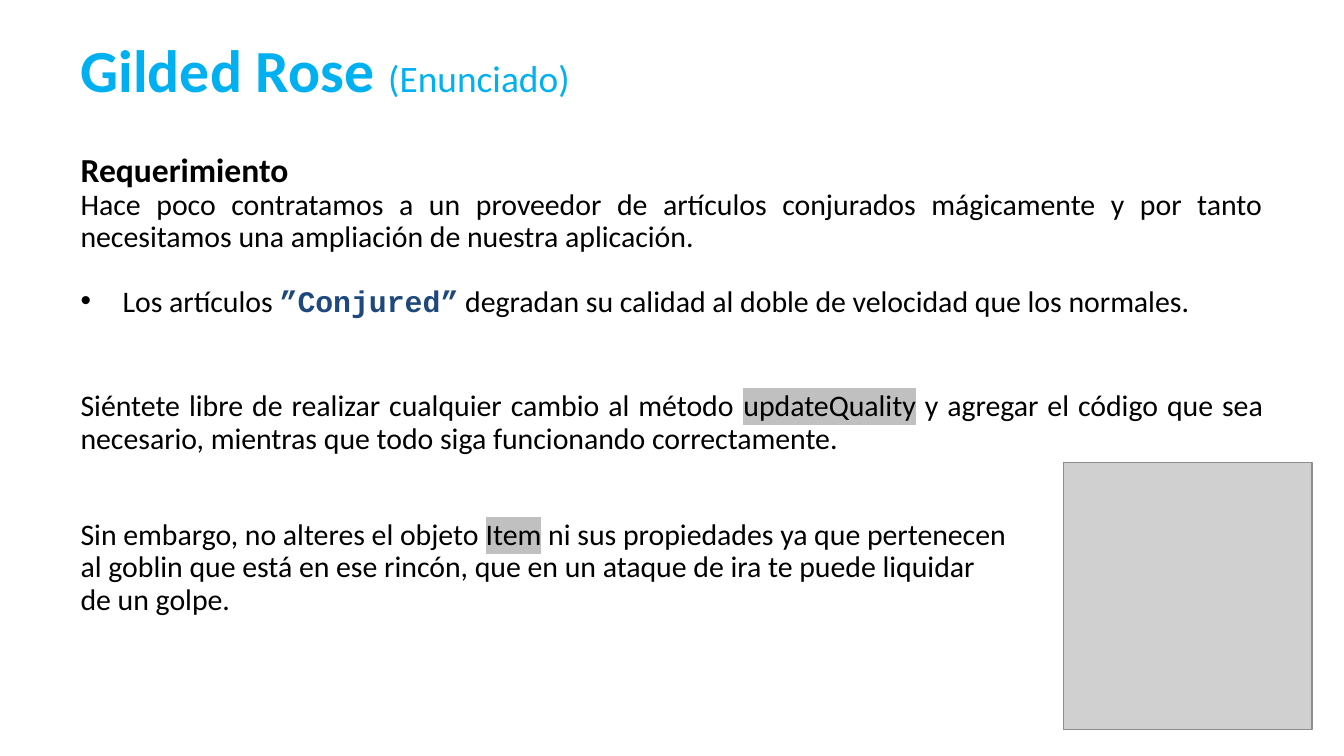
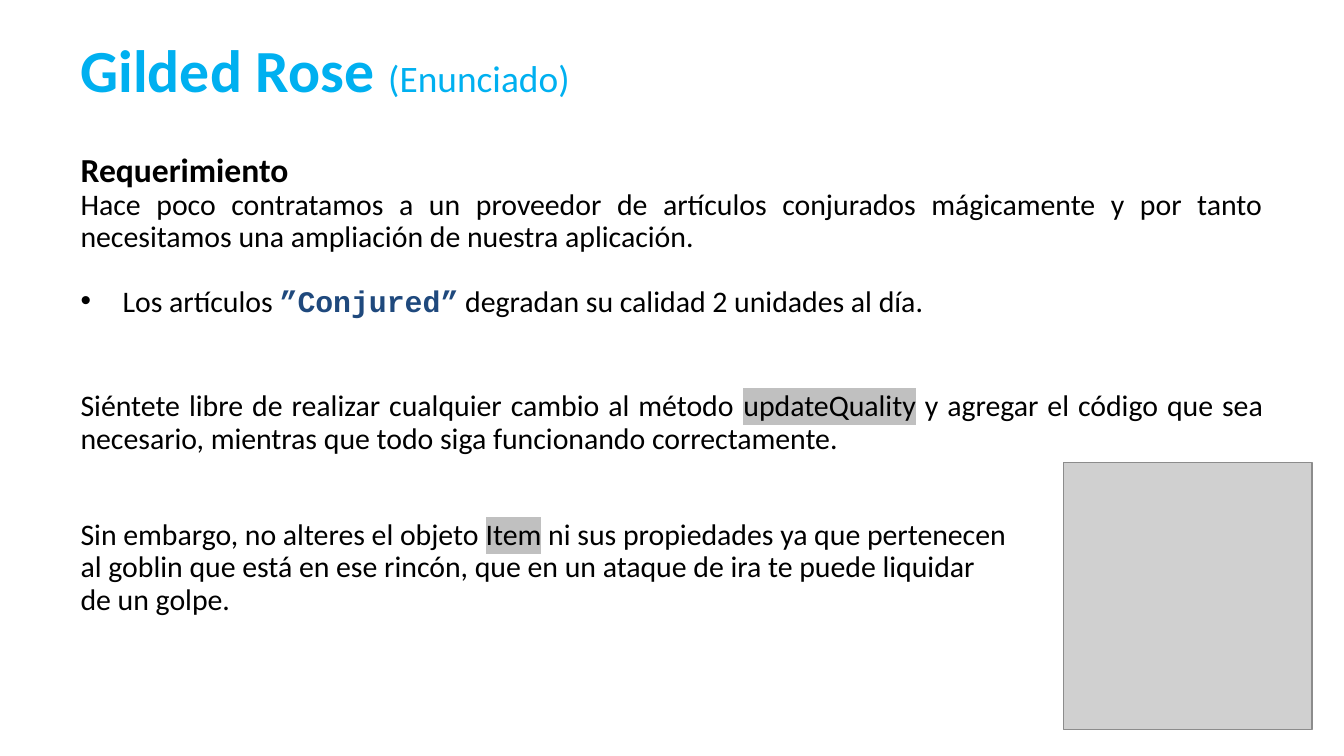
Before and after one commit to ccsw-csd/codingDojo, a slide deck: slide 6 of 99-Material/Coding Dojo III.pptx. Drawn at 1344x756 pixels with LibreOffice and Linux fonts; fonts in the diff are those of the drawing; grey boxes stand for pictures. Boxes give left, top, right and bottom in pixels: in the first picture for what was removed or moved away, otherwise in the second. Text is boxed around its words. In the diff, an @@ line names an element or a change of style, - is before the commit and + after.

```diff
--- a/99-Material/Coding Dojo III.pptx
+++ b/99-Material/Coding Dojo III.pptx
@@ text at box(123, 290, 923, 318): text changed @@
-• Los artículos ”Conjured” degradan su calidad al doble de velocidad que los normales.
+• Los artículos ”Conjured” degradan su calidad 2 unidades al día.
```
Also in this commit, not shown: 1 other file.
